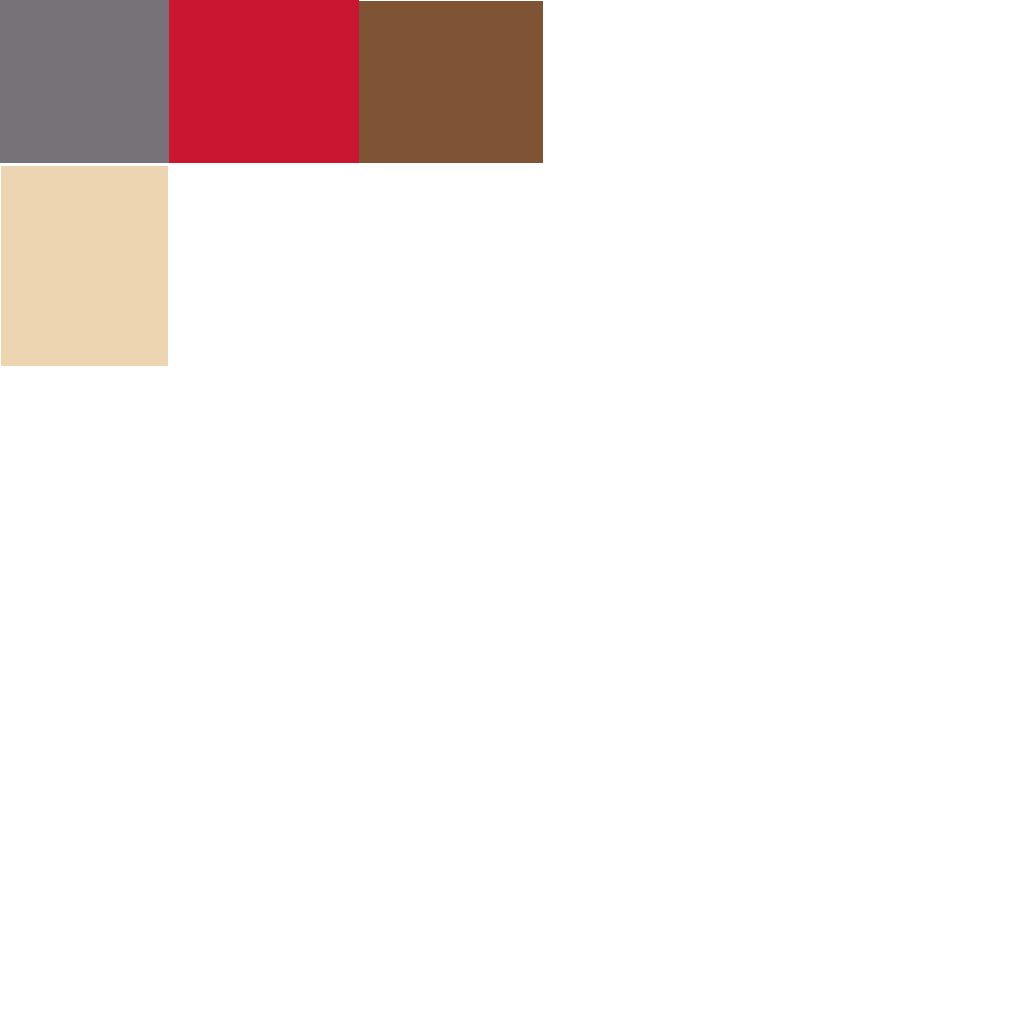
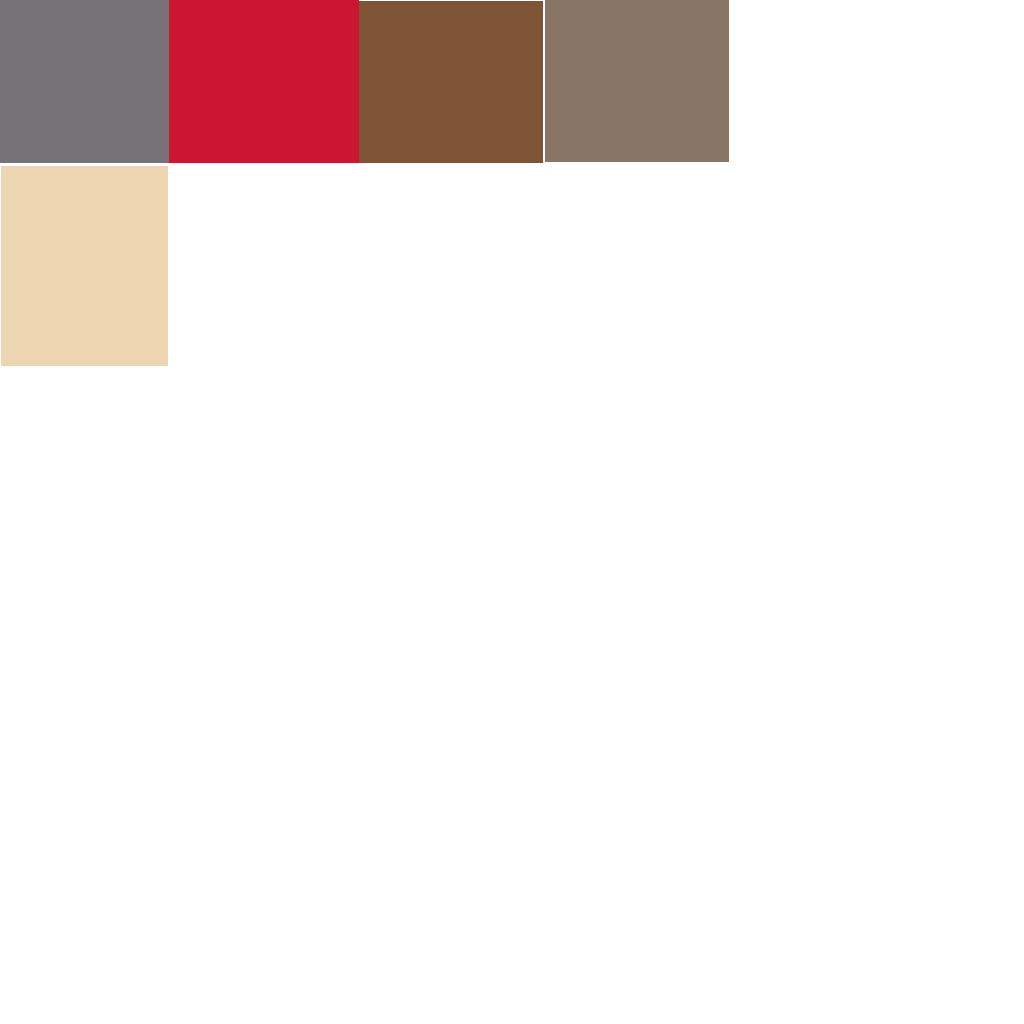
Layer changes from the first 1024 × 1024 image to the second:
added layer "Прямоугольник 8 копия" above "Прямоугольник 8" over bbox(545, 0, 729, 162)
